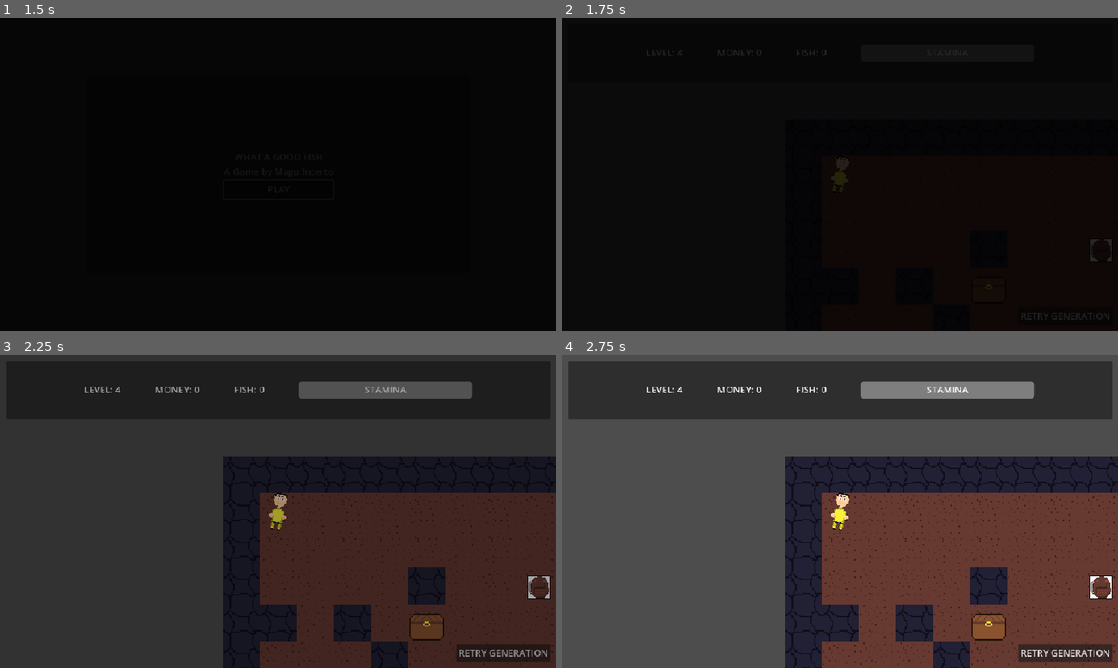
Above: before the commit, frames 1-4 (two rows, left to right).
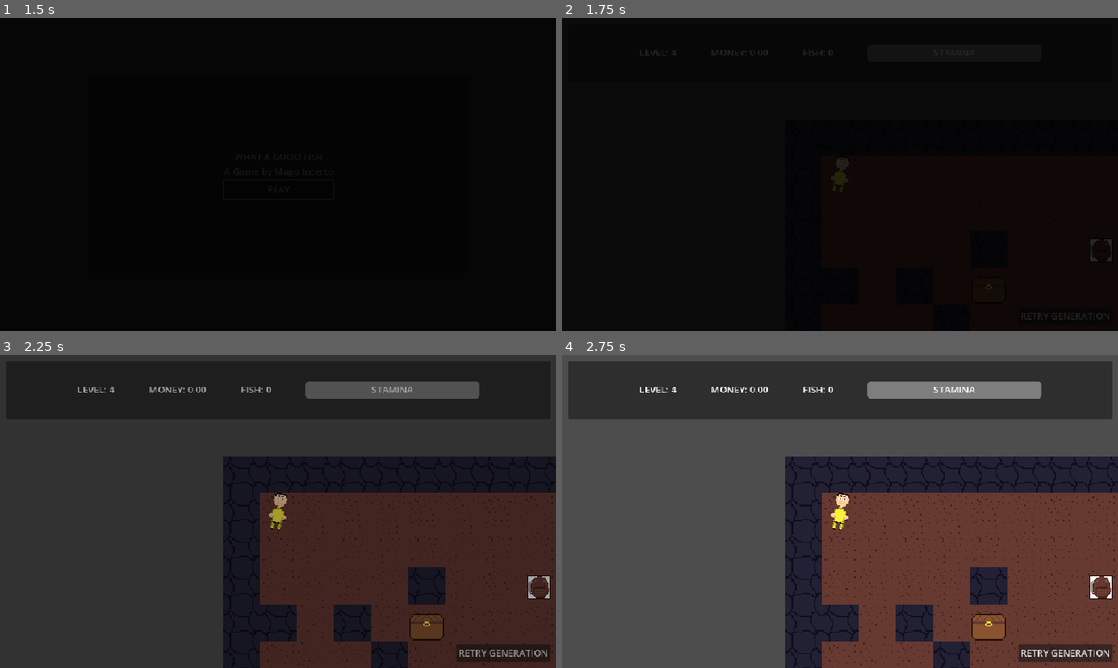
Above: after the commit, the same moments.

Repository: GustavoIgor/what-a-good-fish
Game: Godot game, scene res://Scenes/main_menu.tscn
Two runs of this game, one before a commit and one after it. Both use one fixed random seed, a clock stepped at 60 frames per second and the inputs below.
Inputs:
- Up to frame 1 (1.5 s): click "PLAY" at 0.5 s; click "PLAY" at 1.25 s
- Up to frame 2 (1.75 s): no input
- Up to frame 3 (2.25 s): click "RETRY GENERATION" at 2 s
- Up to frame 4 (2.75 s): no input

Frame 1 is identical in both runs. In frame 2, 0.1% of the frame differs, in the area x 14-49%, y 10-12%; in frame 3, 0.5%; in frame 4, 0.5%, in the area x 14-87%, y 8-14%.

Commit message:
Changed money to float and implemented fish sell logic

Diff:
--- a/Scenes/shop_interface.tscn
+++ b/Scenes/shop_interface.tscn
@@ -58,13 +58,13 @@
 [node name="Slot" parent="Panel/TradeContainer/HBoxContainer" instance=ExtResource("2_tq3ty")]
 layout_mode = 2
 
-[node name="Impressions Label" type="Label" parent="Panel/TradeContainer"]
+[node name="ImpressionsLabel" type="Label" parent="Panel/TradeContainer"]
 layout_mode = 2
 text = "..."
 horizontal_alignment = 1
 vertical_alignment = 1
 
-[node name="Label" type="Label" parent="Panel/TradeContainer"]
+[node name="PriceLabel" type="Label" parent="Panel/TradeContainer"]
 layout_mode = 2
 text = "MY PRICE IS:"
 horizontal_alignment = 1
--- a/Scripts/fish_generator.gd
+++ b/Scripts/fish_generator.gd
@@ -5,19 +5,42 @@
 func generate_random_fish() -> FishData:
 	var data := FishData.new()
 
-	# Random name
-	var names := ["Tuna", "Salmon", "Cod", "Mackerel", "Sardine",
-		"Catfish", "Bass", "Trout", "Flounder", "Halibut", "Goldfish"]
+	# Random name (freshwater fish)
+	var names := [
+		"Catfish", "Bass", "Trout", "Pike", "Perch", "Bluegill", "Crappie",
+		"Carp", "Walleye", "Muskellunge", "Sturgeon", "Gar", "Sunfish",
+		"Shad", "Minnow", "Bullhead", "Burbot", "Dace", "Chub", "Roach"
+	]
 	data.name = names[randi() % names.size()]
 
-	# Rarity between 0 and 5
-	data.rarity = randi_range(1, 5)
+	# Rarity (1 - common, 5 - ultra-rare)
+	var rarity_roll := randf()
+	if rarity_roll < 0.5:
+		data.rarity = 1  # Common (50%)
+	elif rarity_roll < 0.8:
+		data.rarity = 2  # Uncommon (30%)
+	elif rarity_roll < 0.95:
+		data.rarity = 3  # Rare (15%)
+	elif rarity_roll < 0.99:
+		data.rarity = 4  # Very Rare (4%)
+	else:
+		data.rarity = 5  # Ultra-Rare (1%)
 
-	# weight between 1 and 10
-	data.weight = randf_range(0.1, 10.0)
+	# Weight (adjusted based on fish type)
+	match data.name:
+		"Catfish", "Carp", "Sturgeon", "Muskellunge", "Pike":
+			data.weight = randf_range(5.0, 50.0)  # Larger fish
+		"Bass", "Trout", "Walleye", "Gar":
+			data.weight = randf_range(2.0, 10.0)  # Medium fish
+		"Perch", "Bluegill", "Crappie", "Sunfish", "Bullhead":
+			data.weight = randf_range(0.5, 2.0)  # Small fish
+		"Shad", "Minnow", "Dace", "Chub", "Roach":
+			data.weight = randf_range(0.1, 0.5)  # Very small fish
+		_:
+			data.weight = randf_range(0.1, 10.0)  # Default range
 
-	#Texture
-	# TODO: more fish icons
+	# Texture (placeholder for now)
+	# TODO: Add more fish icons
 	data.icon = preload("res://Assets/Arts/tuna.png")
 
 	return data
--- a/Scripts/global.gd
+++ b/Scripts/global.gd
@@ -7,7 +7,7 @@
 signal fish_caught(caught : bool)
 
 var change := false
-var money := 0
+var money := 0.0
 var stamina := 100
 var max_stamina := 100
 var level := 4
@@ -23,7 +23,7 @@
 func no_change():
 	change = false
 
-func change_money(amount : int):
+func change_money(amount : float):
 	money = clamp(money + amount, 0, 100000)
 	print(money)
 	money_changed.emit()
--- a/Scripts/shop_interface.gd
+++ b/Scripts/shop_interface.gd
@@ -4,9 +4,15 @@
 @onready var grid_container := $Panel/GridContainer
 @onready var trade_slot := $Panel/TradeContainer/HBoxContainer/Slot
 
+@onready var initial_label := $Panel/TradeContainer/InitialLabel
+@onready var impressions_label := $Panel/TradeContainer/ImpressionsLabel
+@onready var price_label := $Panel/TradeContainer/PriceLabel
+@onready var sell_button := $Panel/TradeContainer/SellButton
+
 const SlotClass = preload("res://Scripts/slot.gd")
 
 var fish_index: int = -1
+var valor := 0.0
 
 func _ready() -> void:
 	set_slots()
@@ -16,18 +22,21 @@
 		slot.gui_input.connect(slot_gui_input.bind(slot, i))
 
 	InventoryManager.connect("inventory_updated", _on_inventory_updated)
+	analize_fish()
 
 func slot_gui_input(event: InputEvent, slot: SlotClass, slot_index: int) -> void:
 	if event is InputEventMouseButton and event.button_index == MOUSE_BUTTON_LEFT and event.pressed:
 		if slot.data:
 			trade_slot.set_data(slot.data)
 			fish_index = slot_index
+			analize_fish()
 	if event.is_action_pressed("cancel"):
 		cancel()
 
 func cancel():
 	fish_index = -1
 	trade_slot.set_data(null)
+	analize_fish()
 
 func set_slots():
 	for i in InventoryManager.fish_capacity:
@@ -45,5 +54,53 @@
 
 func _on_sell_button_pressed() -> void:
 	if fish_index != -1:
+		Global.change_money(valor)
 		InventoryManager.remove_fish(fish_index)
 		cancel()
+
+func analize_fish():
+	if fish_index == -1:
+		initial_label.text = "I want to buy those fish, let me look at it"
+		impressions_label.text = ""
+		price_label.text = ""
+		sell_button.hide()
+		return
+
+	var fish_data: FishData = InventoryManager.get_fish_at(fish_index)
+	initial_label.text = "Hm... let's see..."
+
+	# Rarity impression
+	var rarity_impression: String
+	match fish_data.rarity:
+		1:
+			rarity_impression = "It's pretty common..."
+		2:
+			rarity_impression = "It's a little interesting..."
+		3:
+			rarity_impression = "Wow, that's something..."
+		4:
+			rarity_impression = "Great... In a great shape too!"
+		5:
+			rarity_impression = "Where... where did you find it? It's majestic!"
+
+	# Weight impression based on the new weight ranges
+	var weight_impression: String
+	if fish_data.weight >= 0.1 and fish_data.weight < 0.5:
+		weight_impression = "It's very small and light..."
+	elif fish_data.weight >= 0.5 and fish_data.weight < 2.0:
+		weight_impression = "It's pretty light..."
+	elif fish_data.weight >= 2.0 and fish_data.weight < 10.0:
+		weight_impression = "It's a good weight..."
+	elif fish_data.weight >= 10.0 and fish_data.weight < 50.0:
+		weight_impression = "And it's quite large!"
+	elif fish_data.weight >= 50.0:
+		weight_impression = "And it's absolutely massive!"
+	else:
+		weight_impression = "It's an unusual size..."
+
+	impressions_label.text = rarity_impression + " " + weight_impression
+
+	# Calculate price based on rarity and weight
+	valor = fish_data.rarity * (100 + fish_data.weight)
+	price_label.text = "My price is: " + str("%.2f" % valor)
+	sell_button.show()
--- a/Scripts/ui.gd
+++ b/Scripts/ui.gd
@@ -17,7 +17,7 @@
 	_on_inventory_updated()
 
 func _on_money_changed():
-	money_label.text = "MONEY: " + str(Global.money)
+	money_label.text = "MONEY: " + str("%.2f" % Global.money)
 
 func _on_stamina_changed():
 	stamina_progress_bar.value = Global.stamina
--- a/Scripts/vendor.gd
+++ b/Scripts/vendor.gd
@@ -14,3 +14,5 @@
 func _input(event: InputEvent) -> void:
 	if event.is_action_pressed("shop") and inside:
 		shop_interface.visible = !shop_interface.visible
+	if event.is_action_pressed("cancel"):
+		shop_interface.visible = false
